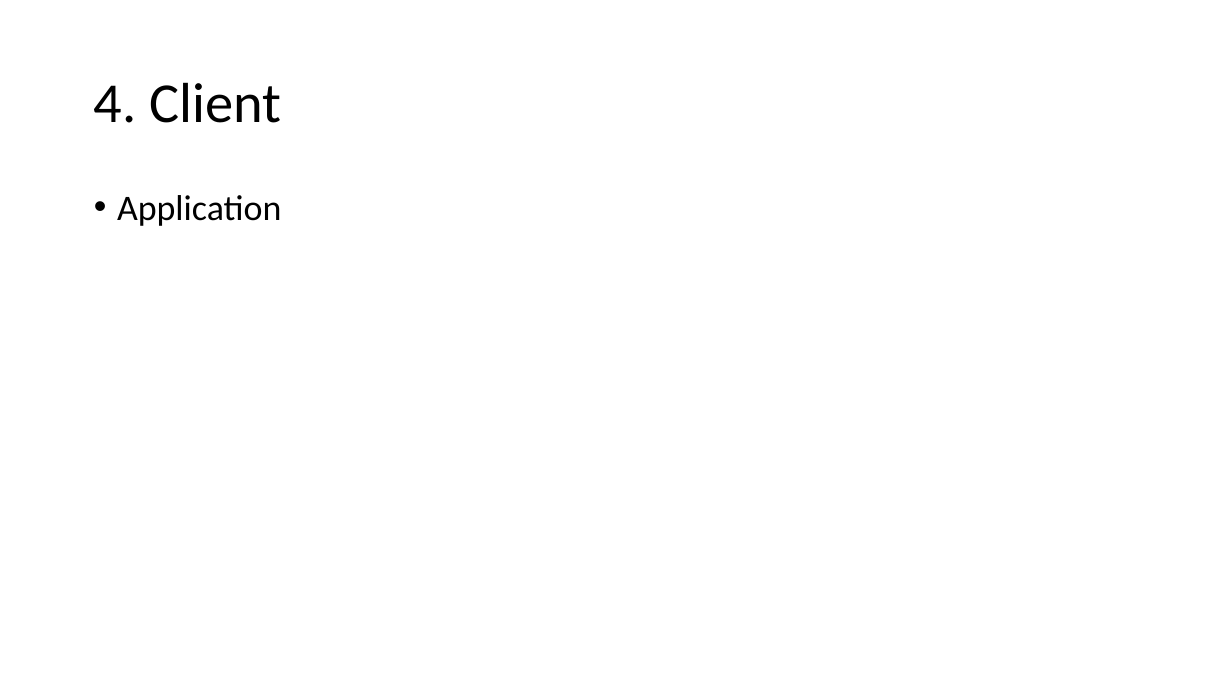
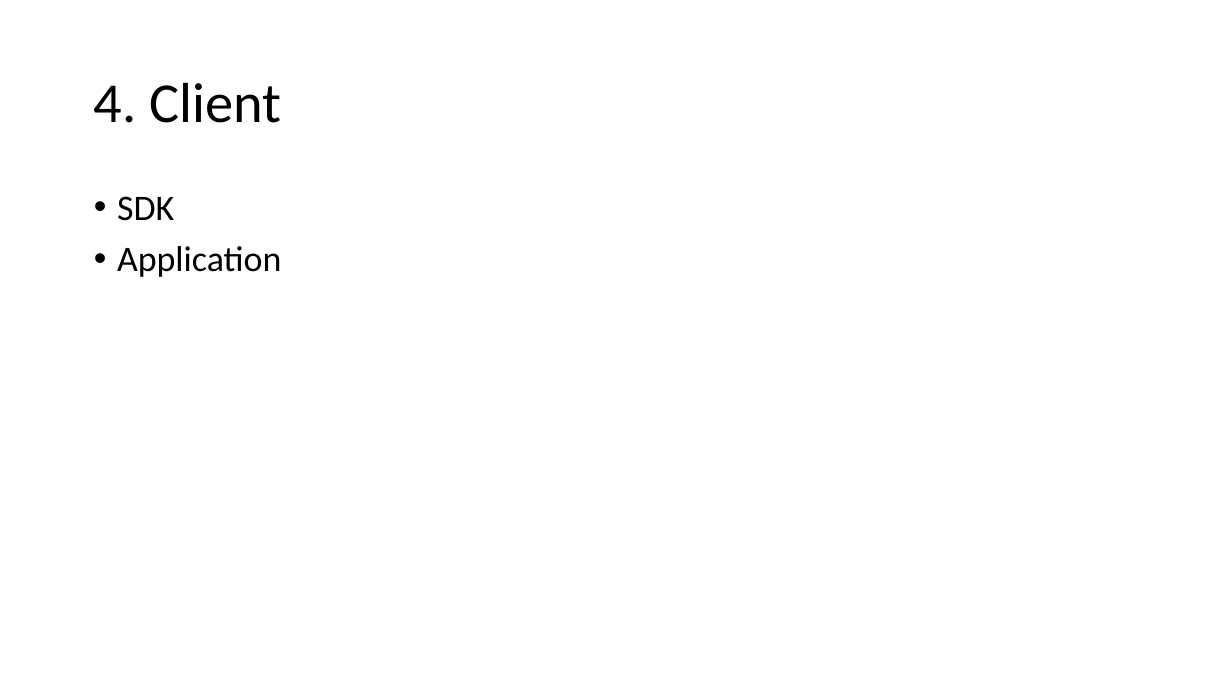
Before and after one commit to freekatz/Blockchain-Notes, a slide deck: slide 15 of fabric notes/【2020.12.26】Fabric Network Runtime Architecture.pptx (slide 19 before the commit). Drawn at 1232x693 pixels with LibreOffice and Linux fonts; fonts in the diff are those of the drawing. Boxes give left, top, right and bottom in pixels: in the first picture for what was removed or moved away, otherwise in the second. Text is boxed around its words. In the diff, an @@ line names an element or a change of style, - is before the commit and + after.

```diff
--- a/fabric notes/【2020.12.26】Fabric Network Runtime Architecture.pptx
+++ b/fabric notes/【2020.12.26】Fabric Network Runtime Architecture.pptx
@@ text at [117, 196, 174, 221]: paragraph added @@
+• SDK
```
Also in this commit, not shown: 7 other slides changed, 6 slides removed, 8 other files.
